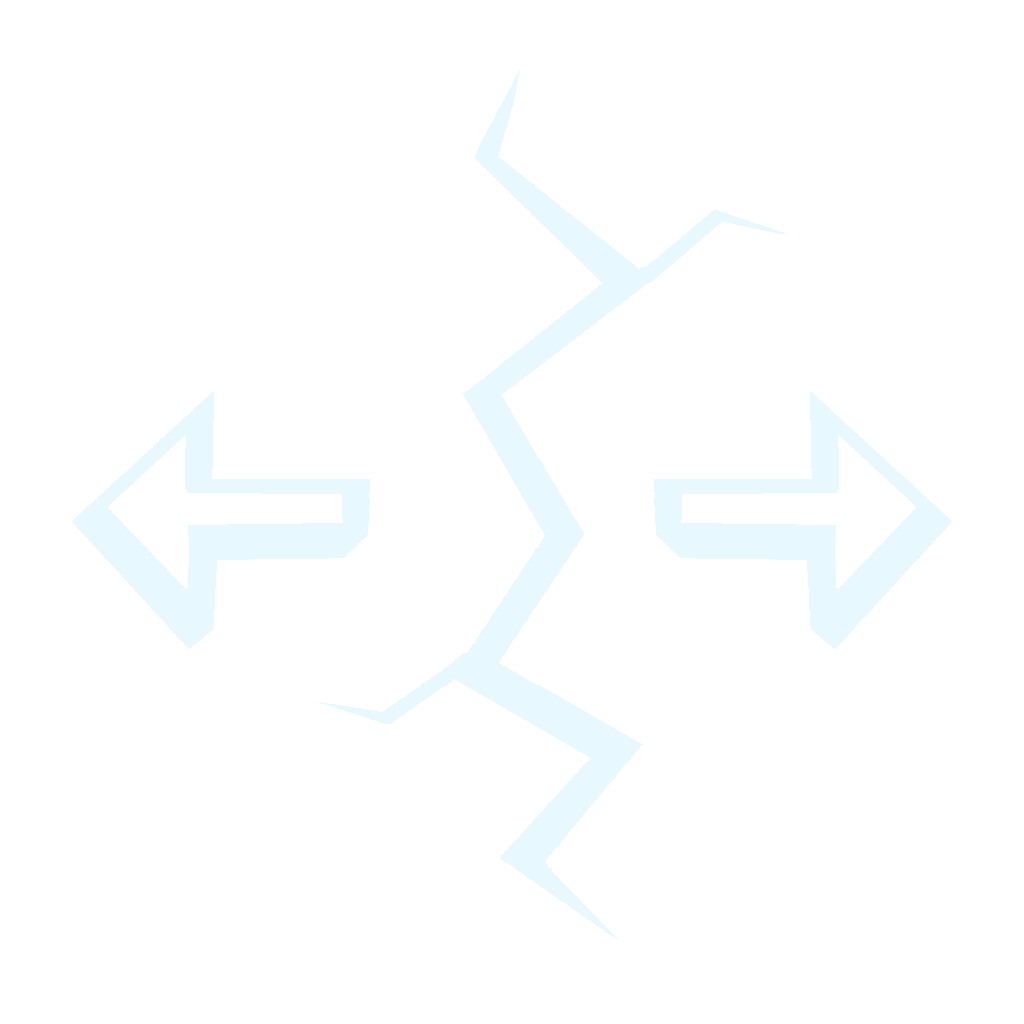
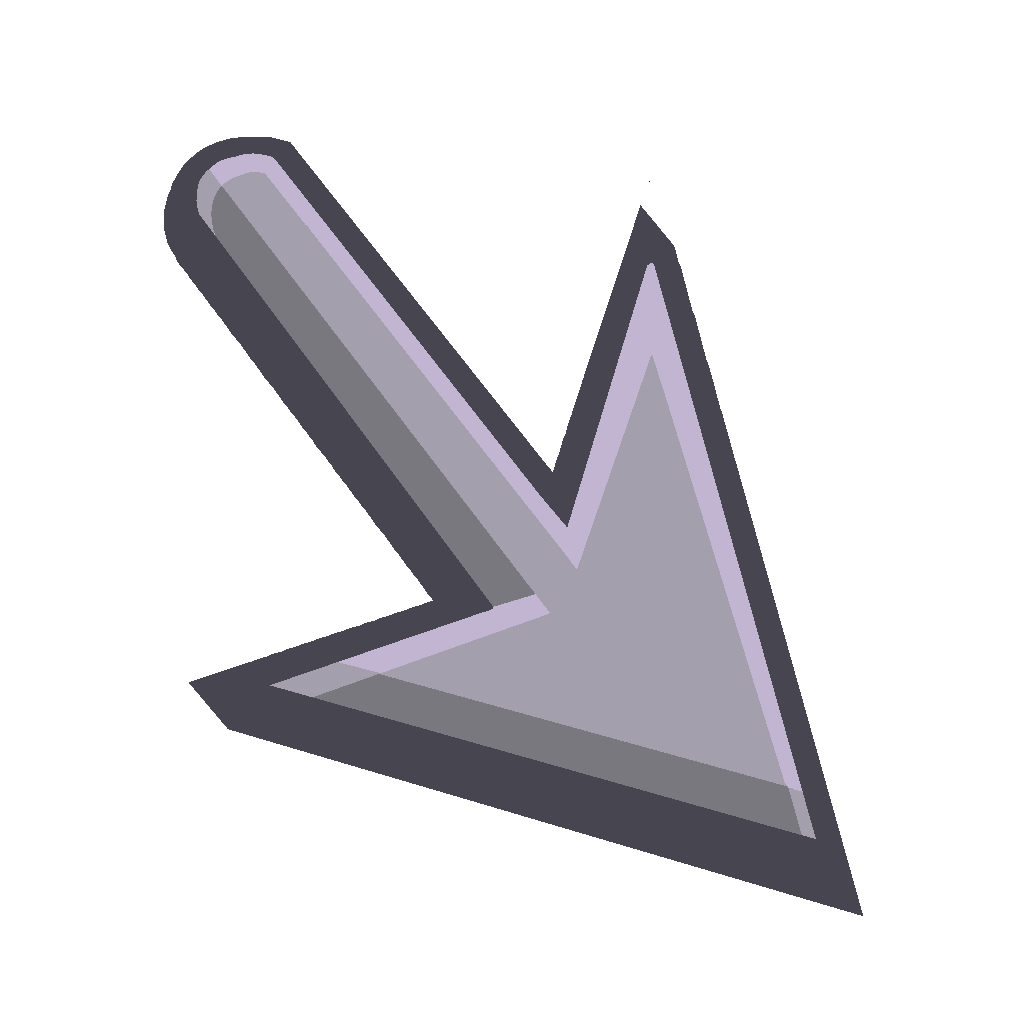
Before/after of a 1024 x 1024 layered artwork. What changed in the layer stack:
added group "Layer Group #2" with 2 layers above "SouthAmerica" over [164, 137, 863, 916]
added layer "Layer #30" in group "Layer Group #2" over [164, 137, 863, 916]
added layer "Layer #31" in group "Layer Group #2" over [196, 153, 817, 839]
hid group "ToolBar" (52 layers) over [72, 70, 952, 939]
hid group "Split" (3 layers) over [72, 70, 952, 939]
painted on "Layer #27" over [72, 70, 952, 939]
